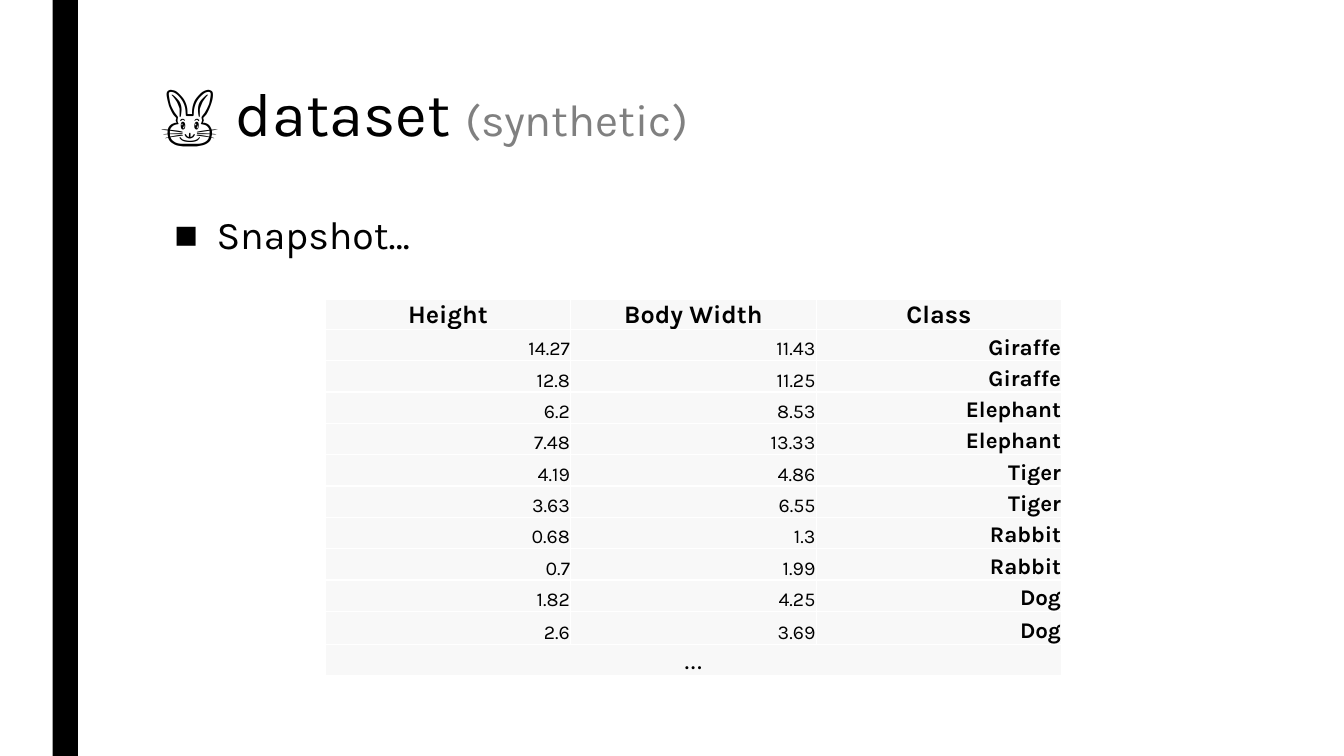
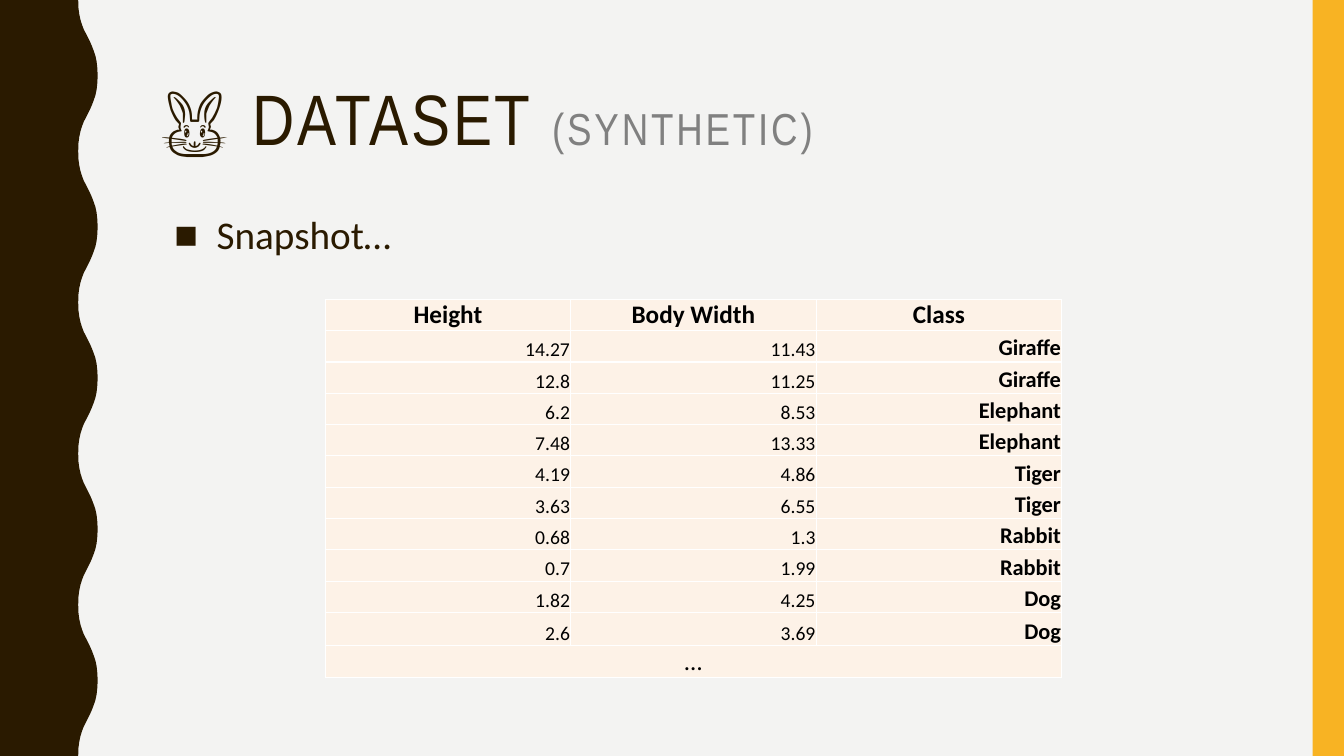
Before and after one commit to gururaj-shriram/ece548-machine-learning, a slide deck: slide 11 of proj1/presentation/pres.pptx. Drawn at 1344x756 pixels with LibreOffice and Linux fonts; fonts in the diff are those of the drawing. Boxes give left, top, right and bottom in pixels: in the first picture for what was removed or moved away, otherwise in the second. Text is boxed around its words. In the diff, an @@ line names an element or a change of style, - is before the commit and + after.

Commit message:
Updated presentation
Changed theme to make graphs more visible; rearranged text/graphs to reflect changes

```diff
--- a/proj1/presentation/pres.pptx
+++ b/proj1/presentation/pres.pptx
@@ background #FFFFFF to #F3F3F2 @@
@@ freeform shape added at [0, 0, 98, 756], fill #2A1A00 @@
@@ rectangle removed at [52, 0, 78, 756] @@
@@ rectangle added at [1313, 0, 1344, 756], fill #F8B323 @@
@@ title at [253, 95, 813, 154]: text changed; font Karla to Arial Narrow @@
-🐰 dataset (synthetic)
+🐰 DATASET (SYNTHETIC)
@@ text "Snapshot…" at [217, 221, 391, 256]: font Karla to Calibri, text colour #000000 to #2A1A00 @@
@@ table at [326, 299, 1064, 678] @@
@@ fill #F9F9F9 to #FEF2E8 in 34 cells @@
@@ font Karla to Calibri @@
```
Also in this commit, not shown: 30 other slides changed.
